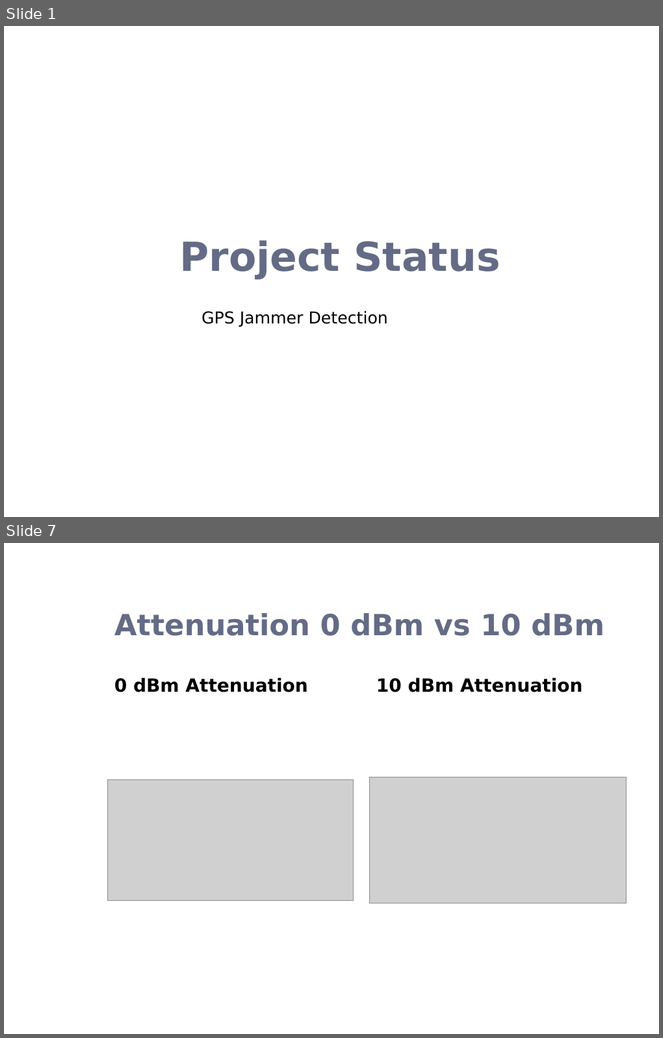
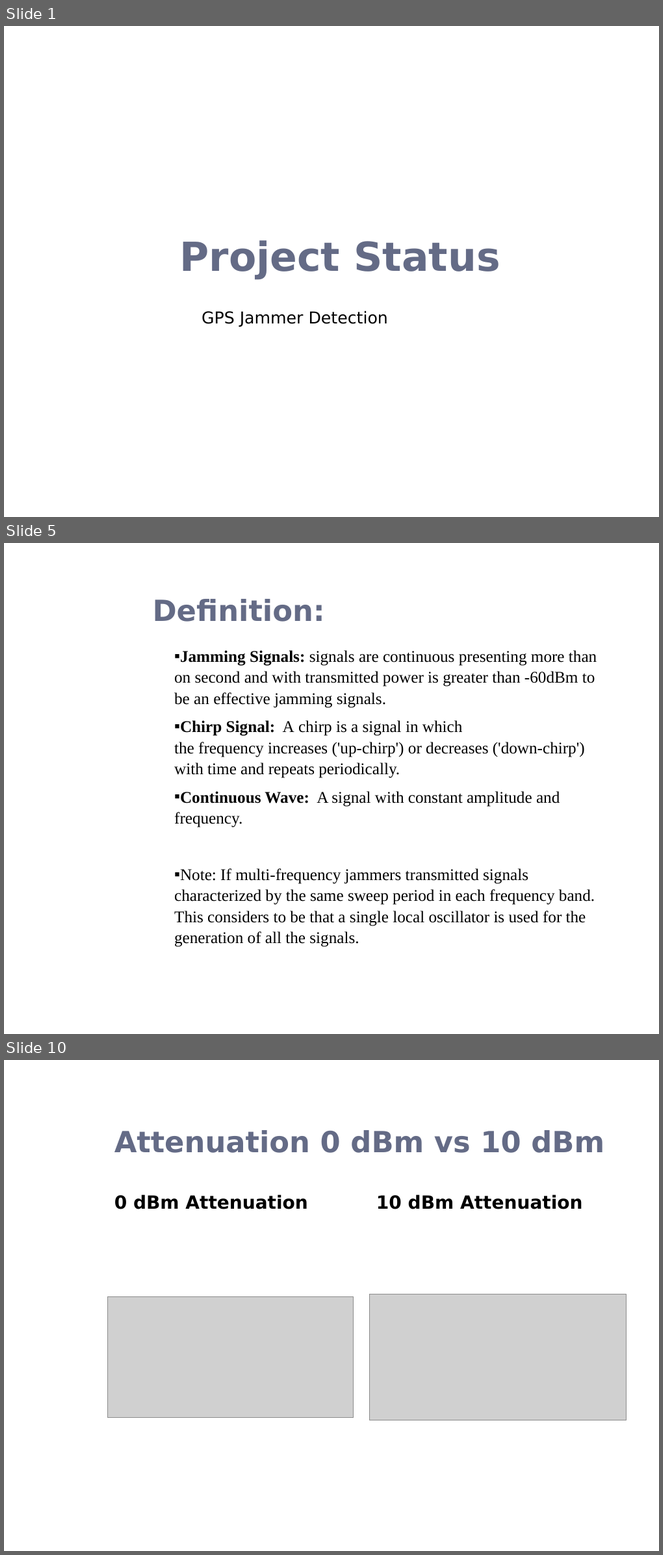
Before and after one commit to esayers/capstone-schwarz, a slide deck: Documentation/Project Update.pptx. Shown one above the other, each under a label of ours: slides 1 and 7 before the commit, slides 1, 5 and 10 after it; the slides between them are not shown. The pictures are 663x1038 and 663x1555 pixels, drawn with LibreOffice and Linux fonts; fonts in the diff are those of the drawing; grey boxes stand for pictures; background and template pictures are left out. Boxes give left, top, right and bottom in pixels: in the first picture for what was removed or moved away, otherwise in the second. Text is boxed around its words. In the diff, an @@ line names an element or a change of style, - is before the commit and + after.

```diff
--- a/Documentation/Project Update.pptx
+++ b/Documentation/Project Update.pptx
@@ slide 5 added at <box>4,543,659,1034</box>, background picture (left out) @@
@@ title added at <box>153,599,325,622</box>, 32 pt, text #646B86, bold @@
+Definition:
@@ text added at <box>174,650,597,947</box>, 18 pt, text #000000 @@
+▪ Jamming Signals: signals are continuous presenting more than on second and with transmitted power is greater than -60dBm to be an effective jamming signals.
+▪ Chirp Signal: A chirp is a signal in which the frequency increases ('up-chirp') or decreases ('down-chirp') with time and repeats periodically.
+▪ Continuous Wave: A signal with constant amplitude and frequency.
+▪ Note: If multi-frequency jammers transmitted signals characterized by the same sweep period in each frequency band. This considers to be that a single local oscillator is used for the generation of all the signals.
@@ what was slide 7 is now slide 10 @@
```
Also in this commit, not shown: 2 slides changed, 7 other slides added, 5 slides removed, 2 other files.
